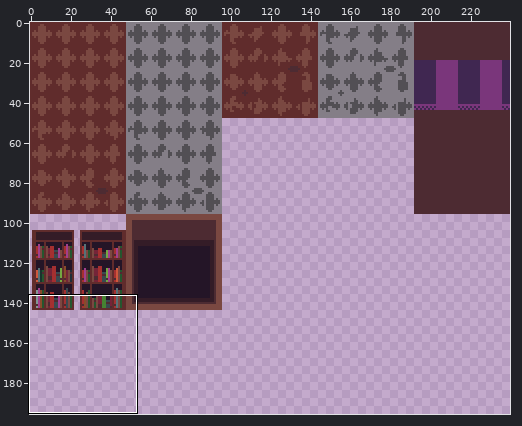
One commit to this sprite sheet: assets/tiles/tilesheet48x48.png. Above: a wide view before the commit, with the close-up outlined.
Close-up. As it was:
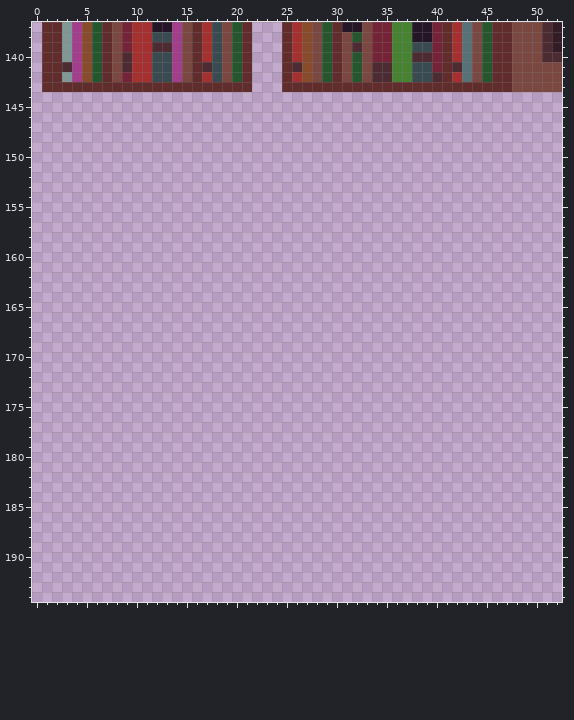
The file is 240x240 pixels. Shown: x 0..52, y 137..194. The wide view leaves out empty margins. The commit also changed other parts of the picture, which this record leaves out.
And afterwards:
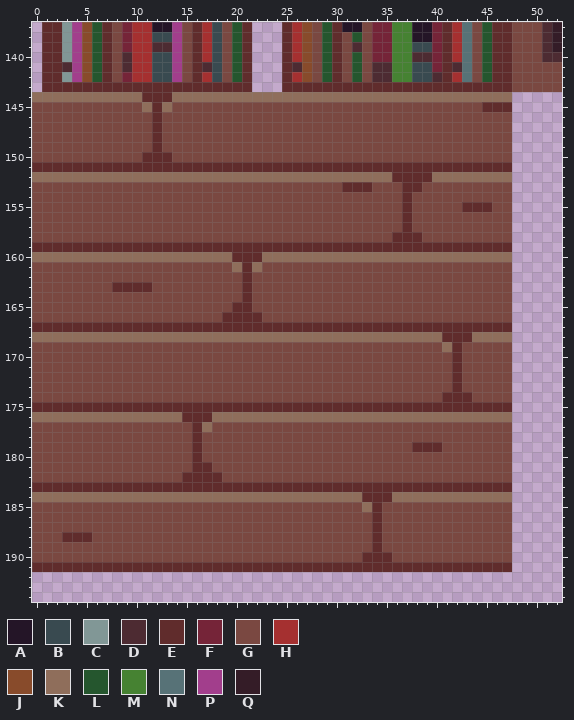
Palette (. is transparent): A #241527  B #394a50  C #819796  D #4d2b32  E #602c2c  F #752438  G #7a4841  H #a53030  J #884b2b  K #8f6e5b  L #25562e  M #468232  N #577277  P #a23e8c  Q #341c27
Change:
There is now colour E in row 144 at x 11 to 13; in row 145 at x 12 and 45 to 47; in rows 146 to 149 at x 12; in row 150 at x 11 to 13; in row 151 at x 0 to 47; in row 152 at x 36 to 39.
There is now colour E in row 153 at x 31 to 33 and 37 to 38; in row 154 at x 37; in row 155 at x 37 and 43 to 45; in rows 156 to 157 at x 37; in row 158 at x 36 to 38; in row 159 at x 0 to 47.
There is now colour E in row 160 at x 20 to 22; in rows 161 to 162 at x 21; in row 163 at x 8 to 11 and 21; in row 164 at x 21; in row 165 at x 20 to 21; in row 166 at x 19 to 22.
There is now colour E in row 167 at x 0 to 47; in row 168 at x 41 to 43; in rows 169 to 173 at x 42; in row 174 at x 41 to 43; in row 175 at x 0 to 47; in row 176 at x 15 to 17.
There is now colour E in rows 177 to 178 at x 16; in row 179 at x 16 and 38 to 40; in row 180 at x 16; in row 181 at x 16 to 17; in row 182 at x 15 to 18; in row 183 at x 0 to 47.
There is now colour E in row 184 at x 33 to 35; in rows 185 to 187 at x 34; in row 188 at x 3 to 5 and 34; in row 189 at x 34; in row 190 at x 33 to 35; in row 191 at x 0 to 47.
There is now colour G in row 145 at x 0 to 10 and 14 to 44; in rows 146 to 149 at x 0 to 11 and 13 to 47; in row 150 at x 0 to 10 and 14 to 47; in row 153 at x 0 to 30, 34 to 36 and 39 to 47; in row 154 at x 0 to 36 and 38 to 47; in row 155 at x 0 to 36, 38 to 42 and 46 to 47.
There is now colour G in rows 156 to 157 at x 0 to 36 and 38 to 47; in row 158 at x 0 to 35 and 39 to 47; in row 161 at x 0 to 19 and 23 to 47; in row 162 at x 0 to 20 and 22 to 47; in row 163 at x 0 to 7, 12 to 20 and 22 to 47; in row 164 at x 0 to 20 and 22 to 47.
There is now colour G in row 165 at x 0 to 19 and 22 to 47; in row 166 at x 0 to 18 and 23 to 47; in row 169 at x 0 to 40 and 43 to 47; in rows 170 to 173 at x 0 to 41 and 43 to 47; in row 174 at x 0 to 40 and 44 to 47; in row 177 at x 0 to 15 and 18 to 47.
There is now colour G in row 178 at x 0 to 15 and 17 to 47; in row 179 at x 0 to 15, 17 to 37 and 41 to 47; in row 180 at x 0 to 15 and 17 to 47; in row 181 at x 0 to 15 and 18 to 47; in row 182 at x 0 to 14 and 19 to 47; in row 185 at x 0 to 32 and 35 to 47.
There is now colour G in rows 186 to 187 at x 0 to 33 and 35 to 47; in row 188 at x 0 to 2, 6 to 33 and 35 to 47; in row 189 at x 0 to 33 and 35 to 47; in row 190 at x 0 to 32 and 36 to 47.
There is now colour K in row 144 at x 0 to 10 and 14 to 47; in row 145 at x 11 and 13; in row 152 at x 0 to 35 and 40 to 47; in row 160 at x 0 to 19 and 23 to 47; in row 161 at x 20 and 22; in row 168 at x 0 to 40 and 44 to 47.
There is now colour K in row 169 at x 41; in row 176 at x 0 to 14 and 18 to 47; in row 177 at x 17; in row 184 at x 0 to 32 and 36 to 47; in row 185 at x 33.
Changed places in both close-ups, as pixel boxes (x1, y1, x2, y2):
added: (32, 92, 512, 572)
